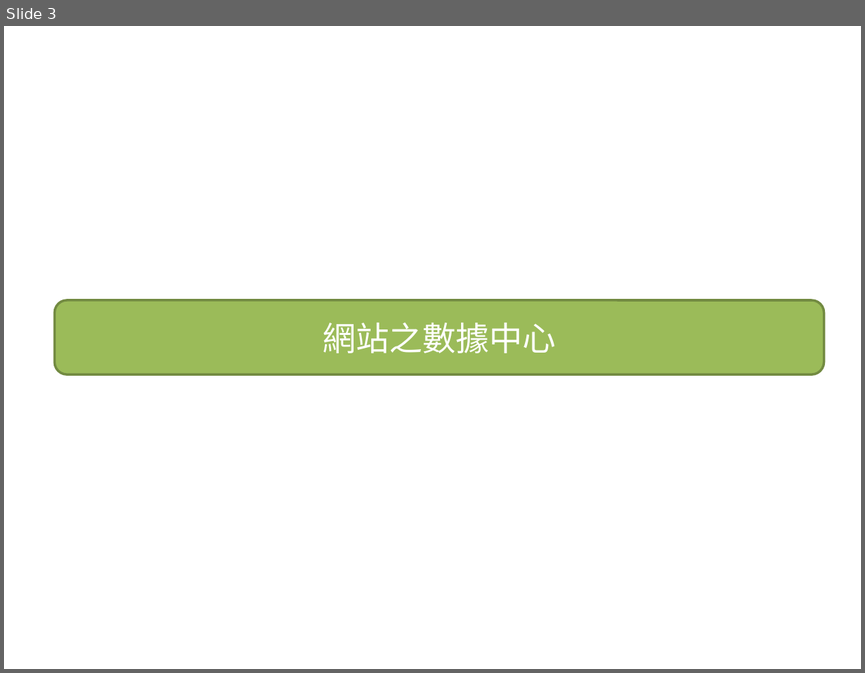
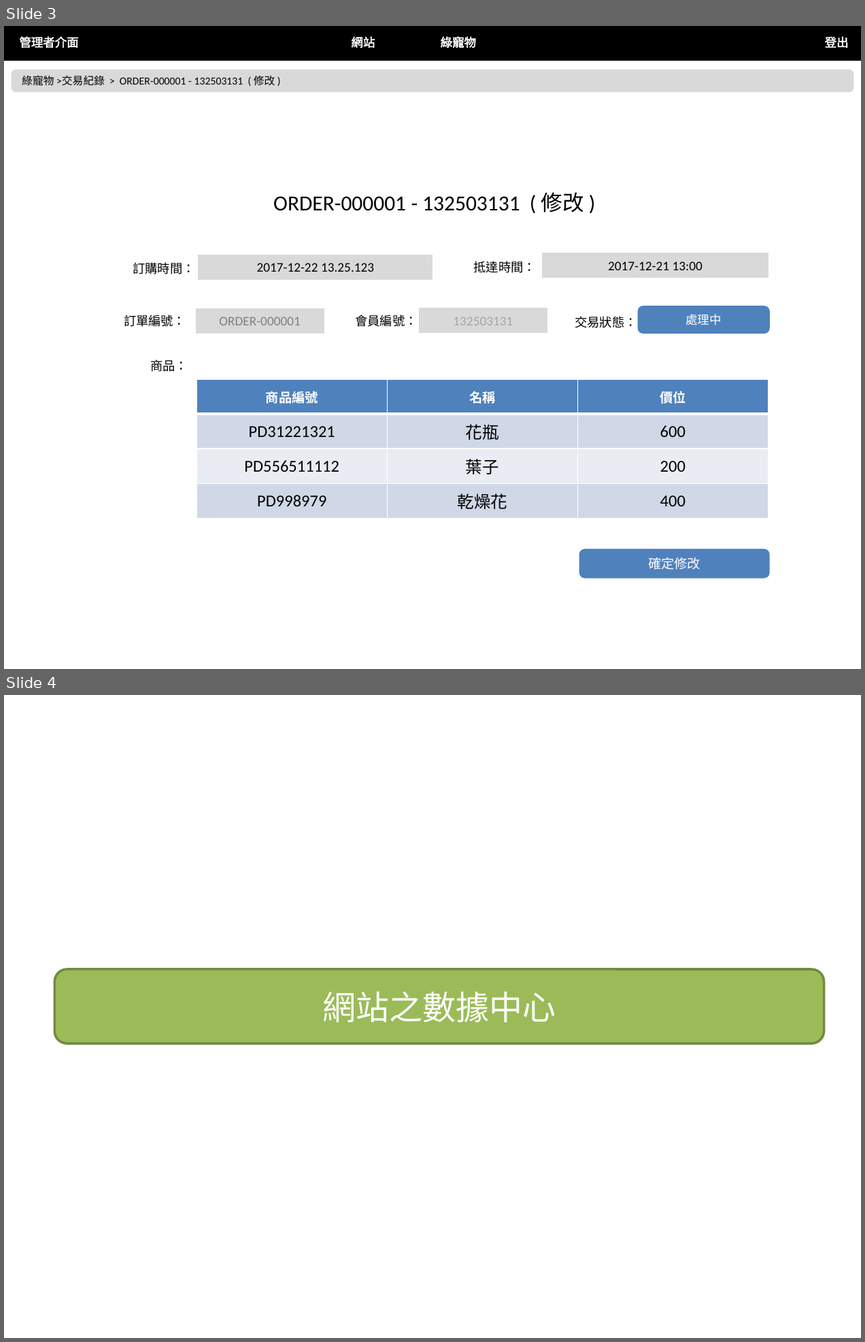
Before and after one commit to nexstar/XMind, a slide deck: 最終後台版型.pptx. Shown one above the other, each under a label of ours: slide 3 before the commit, slides 3 and 4 after it. The pictures are 865x673 and 865x1342 pixels, drawn with LibreOffice and Linux fonts; fonts in the diff are those of the drawing. Boxes give left, top, right and bottom in pixels: in the first picture for what was removed or moved away, otherwise in the second. Text is boxed around its words. In the diff, an @@ line names an element or a change of style, - is before the commit and + after.

Commit message:
修改數據中心與交易紀錄修改

```diff
--- a/最終後台版型.pptx
+++ b/最終後台版型.pptx
@@ slide 3 added at bbox=[4, 26, 861, 669], background #FFFFFF @@
@@ rectangle added at bbox=[4, 26, 861, 59], fill #000000, outline #000000 2 pt @@
@@ text added at bbox=[20, 36, 79, 48], 10 pt, text #FFFFFF @@
+管理者介面
@@ text added at bbox=[351, 36, 375, 48], 10 pt, text #FFFFFF @@
+網站
@@ text added at bbox=[441, 34, 476, 50], 10 pt, text #FFFFFF @@
+綠寵物
@@ text added at bbox=[825, 36, 849, 48], 10 pt, text #FFFFFF @@
+登出
@@ rounded rectangle added at bbox=[13, 71, 852, 91], fill #D9D9D9, outline #D9D9D9 2 pt, 9 pt, text #000000 @@
+綠寵物 >交易紀錄 > ORDER-000001 - 132503131 ( 修改 )
@@ text added at bbox=[273, 192, 584, 212], 18 pt, text #000000 @@
+ORDER-000001 - 132503131 ( 修改 )
@@ text added at bbox=[133, 262, 194, 274], 10.5 pt, text #000000 @@
+訂購時間：
@@ rectangle added at bbox=[198, 254, 432, 280], fill #D9D9D9, outline #D9D9D9 0.75 pt, 11 pt, text #000000 @@
+2017-12-22 13.25.123
@@ text added at bbox=[474, 261, 536, 273], 10.5 pt, text #000000 @@
+抵達時間：
@@ rectangle added at bbox=[542, 253, 768, 278], fill #D9D9D9, outline #D9D9D9 0.75 pt, 11 pt, text #000000 @@
+2017-12-21 13:00
@@ rectangle added at bbox=[196, 309, 324, 333], fill #D9D9D9, outline #D9D9D9 0.75 pt, 11 pt, text #808080 @@
+ORDER-000001
@@ rectangle added at bbox=[419, 308, 547, 333], fill #D9D9D9, outline #D9D9D9 0.75 pt, 11 pt, text #A6A6A6 @@
+132503131
@@ rounded rectangle added at bbox=[639, 307, 768, 333], fill #4F81BD, outline #4F81BD 2 pt, 10 pt, text #FFFFFF @@
+處理中
@@ text added at bbox=[124, 314, 186, 327], 10.5 pt, text #000000 @@
+訂單編號：
@@ text added at bbox=[355, 314, 417, 327], 10.5 pt, text #000000 @@
+會員編號：
@@ text added at bbox=[575, 316, 636, 328], 10.5 pt, text #000000 @@
+交易狀態：
@@ text added at bbox=[150, 359, 188, 371], 10.5 pt, text #000000 @@
+商品：
@@ table added at bbox=[197, 379, 768, 518], 4 rows, 3 columns @@
+商品編號 | 名稱 | 價位
+PD31221321 | 花瓶 | 600
+PD556511112 | 葉子 | 200
+PD998979 | 乾燥花 | 400
@@ rounded rectangle added at bbox=[581, 550, 769, 576], fill #4F81BD, outline #4F81BD 2 pt, 11 pt, text #FFFFFF @@
+確定修改
@@ what was slide 3 is now slide 4 @@
```
Also in this commit, not shown: 3 slides changed, 2 other slides added.
